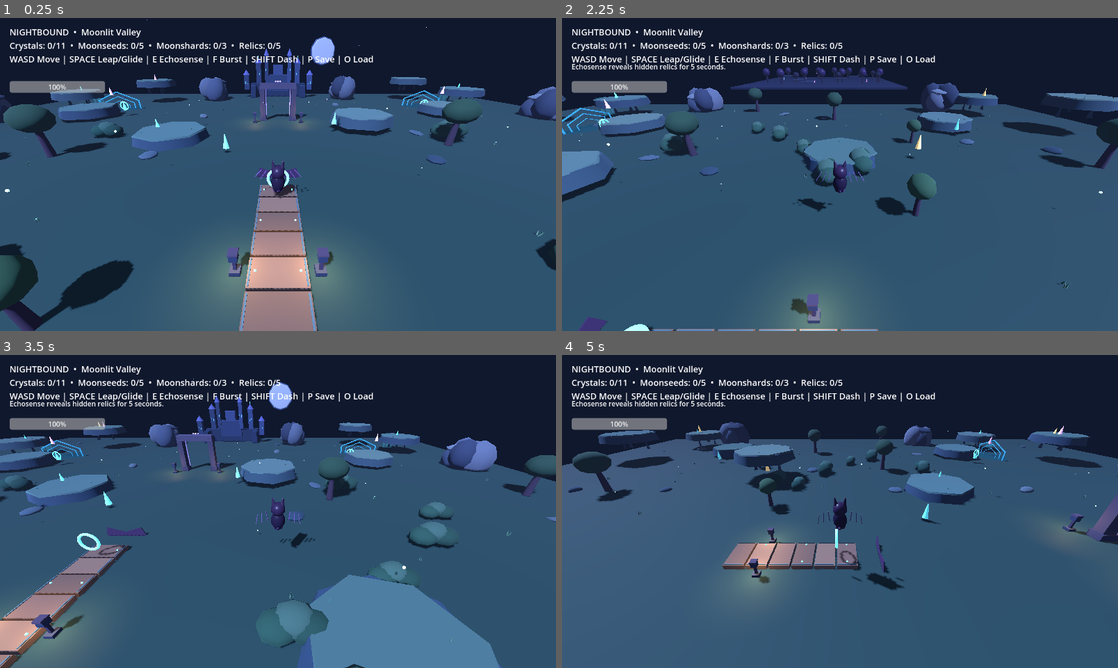
Above: before the commit, frames 1-4 (two rows, left to right).
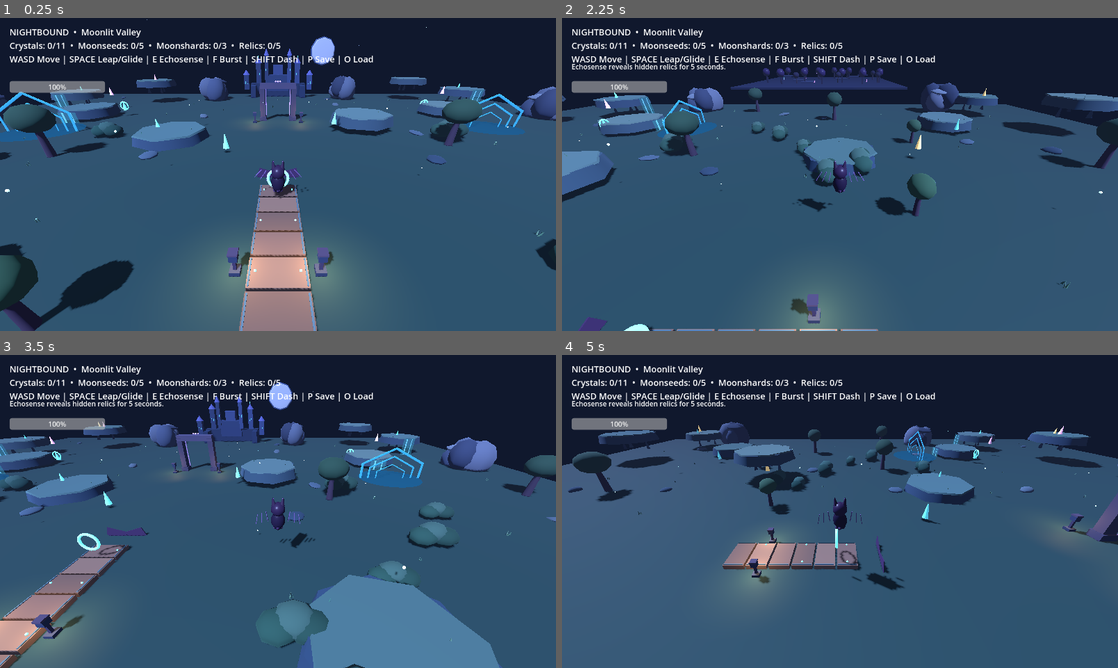
Above: after the commit, the same moments.

Repository: Dynamon91/nightbound
Game: Godot game, scene res://scenes/main.tscn
The game is run twice, just before and just after one commit, with the same random seed, the same clock (stepped at 60 frames per second) and the same inputs.
Inputs:
- Up to frame 1 (0.25 s): no input
- Up to frame 2 (2.25 s): hold D (move_right) 0.53-1.28 s; tap F (burst) at 0.6 s; tap Space (jump) at 0.77, 1.52 s; hold S (move_back) 1.28-2.03 s; tap E (echosense) at 1.35 s; hold D (move_right) from 2.03 s (still down); tap Shift (shadow_dash) at 2.1 s
- Up to frame 3 (3.5 s): release D (move_right) at 2.78 s; hold W (move_forward) from 2.78 s (still down); tap F (burst) at 2.85 s; tap Space (jump) at 3.02 s
- Up to frame 4 (5 s): release W (move_forward) at 3.53 s; hold A (move_left) from 3.53 s (still down); tap E (echosense) at 3.6 s; tap Space (jump) at 3.77, 4.52 s; tap Shift (shadow_dash) at 4.35 s

The runs differ from the first frame. In frame 1, 1.5% of the frame differs, in the area x 0-95%, y 21-40%; in frame 2, 0.5%; in frame 3, 1.0%; in frame 4, 0.4%.

Commit message:
art: bring waterfalls and reflective pools into the gameplay sightline

Diff:
--- a/scripts/main.gd
+++ b/scripts/main.gd
@@ -180,14 +180,14 @@
 	water.position=p
 	water.scale=Vector3(radius_x,1.0,radius_z)
 	var water_material:=StandardMaterial3D.new()
-	water_material.albedo_color=Color(.13,.43,.63,.72)
+	water_material.albedo_color=Color(.1,.45,.72,.82)
 	water_material.transparency=BaseMaterial3D.TRANSPARENCY_ALPHA
 	water_material.roughness=.22
 	water_material.metallic=.16
 	water_material.shading_mode=BaseMaterial3D.SHADING_MODE_UNSHADED
 	water_material.emission_enabled=true
 	water_material.emission=Color("#164c7d")
-	water_material.emission_energy_multiplier=.24
+	water_material.emission_energy_multiplier=.35
 	water.material_override=water_material
 	add_child(water)
 	for ripple_index in range(3):
@@ -477,12 +477,12 @@
 	build_lantern(Vector3(3.35,0,-16.6),.9,Color("#ffbf70"))
 	build_lantern(Vector3(-1.75,0,8.0),.72,Color("#ffd18b"))
 	build_lantern(Vector3(1.75,0,8.0),.72,Color("#ffd18b"))
-	build_shallow_pool(Vector3(-30,.02,-27.0),3.8,2.6)
-	build_shallow_pool(Vector3(29,.02,-30.0),3.6,2.5)
-	build_waterfall(Vector3(-30,0,-24.0),2.6,1.55)
-	build_waterfall(Vector3(28,0,-26.0),2.4,1.55)
-	build_waterfall(Vector3(-38,0,-32.0),2.1,2.85)
-	build_waterfall(Vector3(38,0,-36.0),2.1,3.25)
+	build_shallow_pool(Vector3(-30,.02,-12.0),4.5,4.0)
+	build_shallow_pool(Vector3(28,.02,-14.0),4.2,3.6)
+	build_waterfall(Vector3(-30,0,-16.0),2.6,1.55)
+	build_waterfall(Vector3(28,0,-18.0),2.4,1.55)
+	build_waterfall(Vector3(-38,0,-24.0),2.1,2.95)
+	build_waterfall(Vector3(38,0,-28.0),2.1,3.25)
 func build_veilwood()->void:
 	build_motes(130,28,31,Color("#d5a1ff"))
 	box(Vector3(130,-.5,0),Vector3(76,1,76),Color("#252d50"),true)
